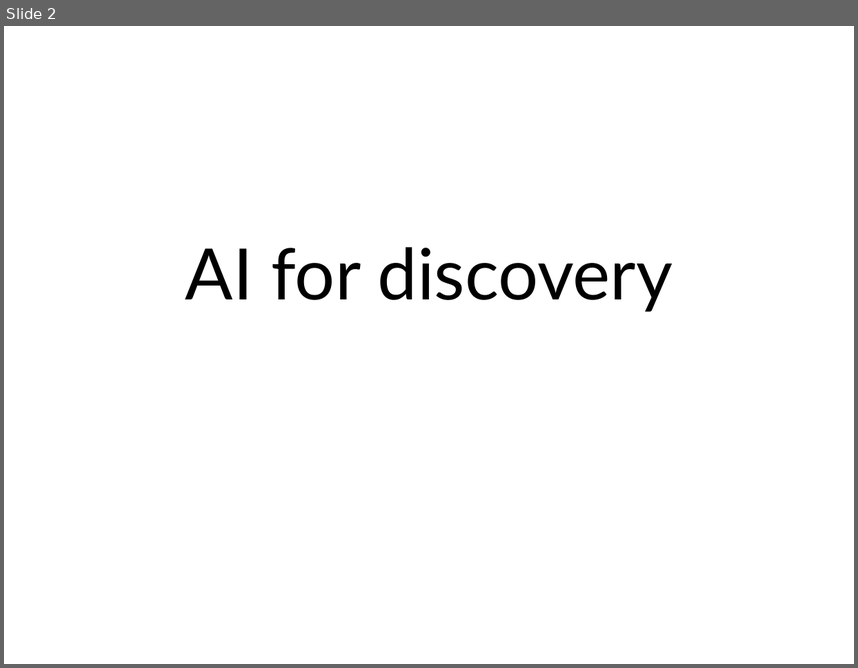
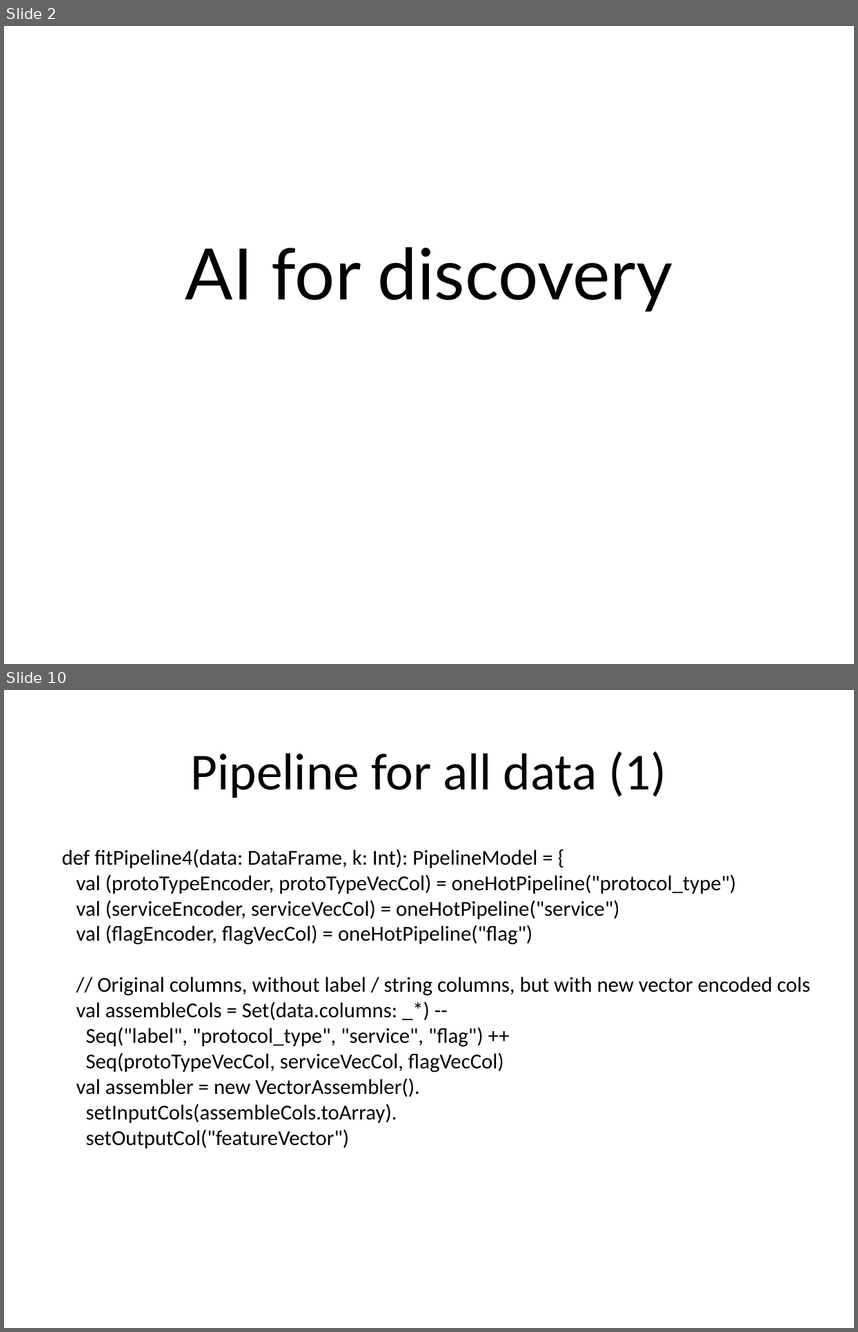
Before and after one commit to kic-markon/ITU_MSc_AM4, a slide deck: powerpoints/ITU Academy Slides AM4-12.pptx. Shown one above the other, each under a label of ours: slide 2 before the commit, slides 2 and 10 after it; the slides between them are not shown. The pictures are 858x668 and 858x1332 pixels, drawn with LibreOffice and Linux fonts; fonts in the diff are those of the drawing; background and template pictures are left out. Boxes give left, top, right and bottom in pixels: in the first picture for what was removed or moved away, otherwise in the second. Text is boxed around its words. In the diff, an @@ line names an element or a change of style, - is before the commit and + after.

```diff
--- a/powerpoints/ITU Academy Slides AM4-12.pptx
+++ b/powerpoints/ITU Academy Slides AM4-12.pptx
@@ slide 10 added at (4, 690, 854, 1328), background picture (left out) @@
@@ title added at (191, 751, 666, 798), 44 pt, text #000000 @@
+Pipeline for all data (1)
@@ text added at (62, 849, 811, 1148), 18 pt, text #000000 @@
+def fitPipeline4(data: DataFrame, k: Int): PipelineModel = {
+val (protoTypeEncoder, protoTypeVecCol) = oneHotPipeline("protocol_type")
+val (serviceEncoder, serviceVecCol) = oneHotPipeline("service")
+val (flagEncoder, flagVecCol) = oneHotPipeline("flag")
+// Original columns, without label / string columns, but with new vector encoded cols
+val assembleCols = Set(data.columns: _*) --
+Seq("label", "protocol_type", "service", "flag") ++
+Seq(protoTypeVecCol, serviceVecCol, flagVecCol)
+val assembler = new VectorAssembler().
+setInputCols(assembleCols.toArray).
+setOutputCol("featureVector")
```
Also in this commit, not shown: 13 other slides added, 1 slide removed, 50 other files.
